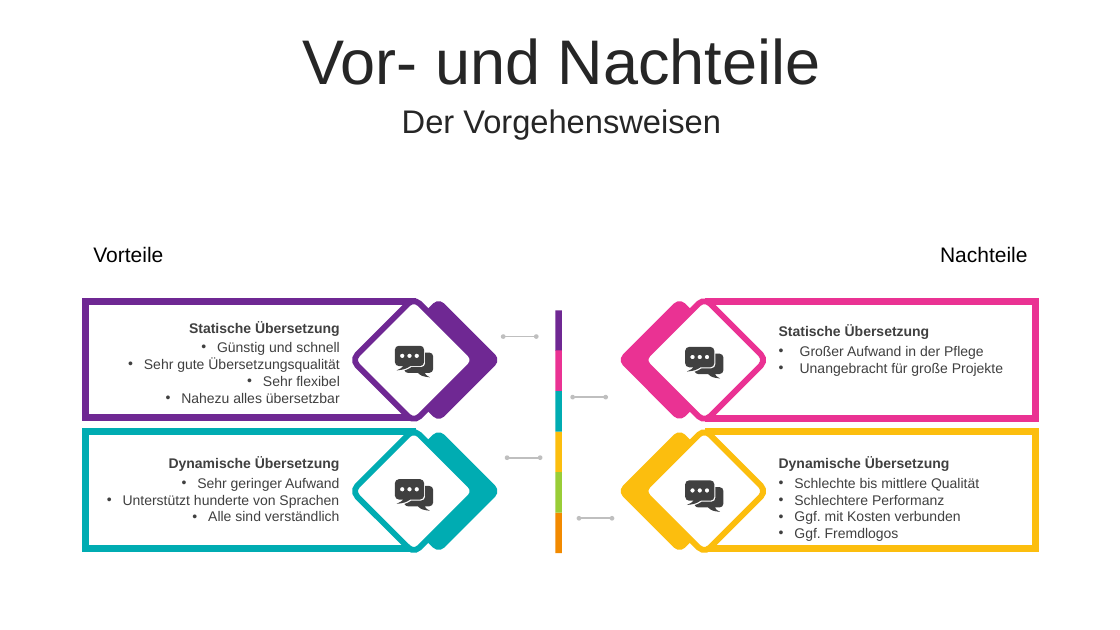
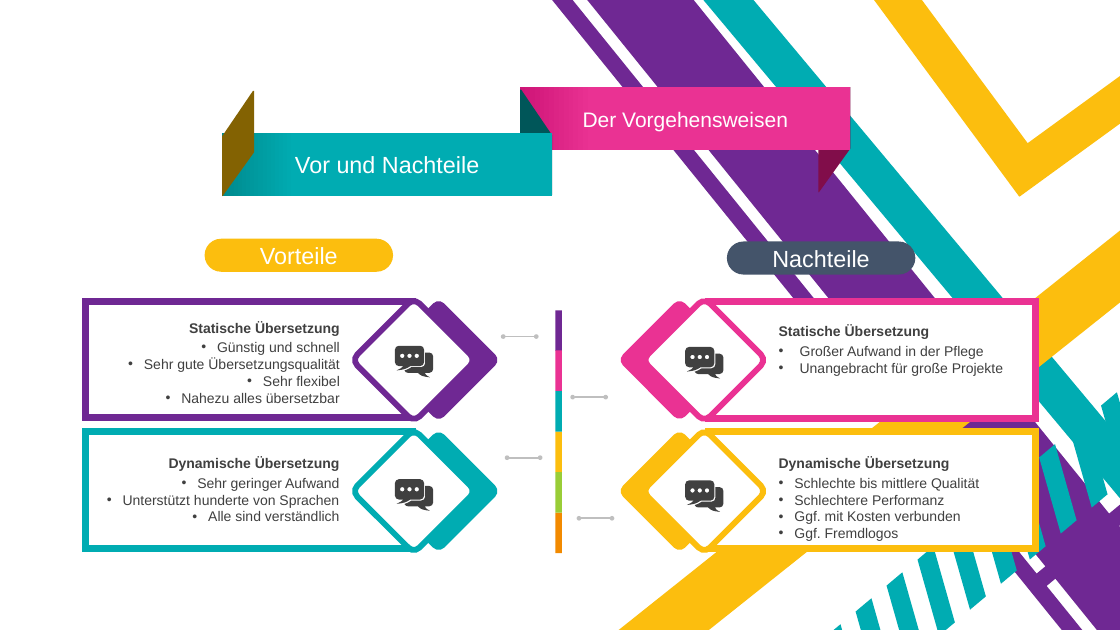
Before and after one commit to Eyssamsh/gui, a slide deck: slide 8 of guiProjekt/downloads/Final Präsentation Mehrsprachigkeit.pptx (slide 13 before the commit). Drawn at 1120x630 pixels with LibreOffice and Linux fonts; fonts in the diff are those of the drawing. Boxes give left, top, right and bottom in pixels: in the first picture for what was removed or moved away, otherwise in the second. Text is boxed around its words. In the diff, an @@ line names an element or a change of style, - is before the commit and + after.

```diff
--- a/guiProjekt/downloads/Final Präsentation Mehrsprachigkeit.pptx
+++ b/guiProjekt/downloads/Final Präsentation Mehrsprachigkeit.pptx
@@ freeform shape added at box(552, 0, 1083, 630), fill #6F2893 @@
@@ freeform shape added at box(587, 0, 1120, 630), fill #6F2893 @@
@@ freeform shape added at box(703, 0, 1120, 498), fill #00ACB2 @@
@@ freeform shape added at box(875, 0, 1120, 198), fill #FCBE0E @@
@@ rectangle "Der Vorgehensweisen": place and size @@
-rectangle "Der Vorgehensweisen" at box(402, 109, 721, 139)
+rectangle "Der Vorgehensweisen" at box(520, 87, 850, 150)
@@ rectangle "Der Vorgehensweisen" at box(520, 87, 850, 150): size 28 to 18 pt, text colour #262626 to #FFFFFF; line spacing 0.9 to 1; less space between paragraphs; fill none to gradient #EA3293 to #CE1577 @@
@@ freeform shape added at box(818, 87, 850, 192), fill #810D4A @@
@@ freeform shape added at box(222, 91, 254, 196), fill #836202 @@
@@ freeform shape added at box(520, 90, 552, 195), fill #005659 @@
@@ rectangle "Vor und Nachteile": place and size @@
-rectangle "Vor und Nachteile" at box(302, 38, 821, 85)
+rectangle "Vor und Nachteile" at box(222, 133, 552, 196)
@@ rectangle "Vor und Nachteile" at box(222, 133, 552, 196): fill none to gradient #00ACB2 to #008A8E @@
@@ text in rectangle at box(295, 156, 479, 174): text changed; size 54 to 20 pt; text colour #262626 to #FFFFFF @@
-Vor- und Nachteile
+Vor und Nachteile
@@ rounded rectangle "Vorteile": place and size @@
-rounded rectangle "Vorteile" at box(93, 246, 163, 263)
+rounded rectangle "Vorteile" at box(205, 239, 393, 271)
@@ rounded rectangle "Vorteile" at box(205, 239, 393, 271): size 18 to 20 pt, text colour #000000 to #FFFFFF; alignment left to centre; vertical alignment top to middle; fill none to #FCBE0E @@
@@ freeform shape added at box(619, 226, 1120, 630), fill #FCBE0E @@
@@ rounded rectangle "Nachteile": place and size @@
-rounded rectangle "Nachteile" at box(940, 246, 1028, 263)
+rounded rectangle "Nachteile" at box(727, 242, 915, 275)
@@ rounded rectangle "Nachteile" at box(727, 242, 915, 275): size 18 to 20 pt, text colour #000000 to #FFFFFF; alignment right to centre; vertical alignment top to middle; fill none to #44546A @@
@@ freeform shape added at box(833, 393, 1120, 630), fill #00ACB2 @@
@@ freeform shape added at box(1026, 505, 1120, 595), fill #6F2893 @@
@@ freeform shape added at box(1080, 547, 1120, 630), fill #6F2893 @@
```
Also in this commit, not shown: 5 other slides changed, 1 other file.
